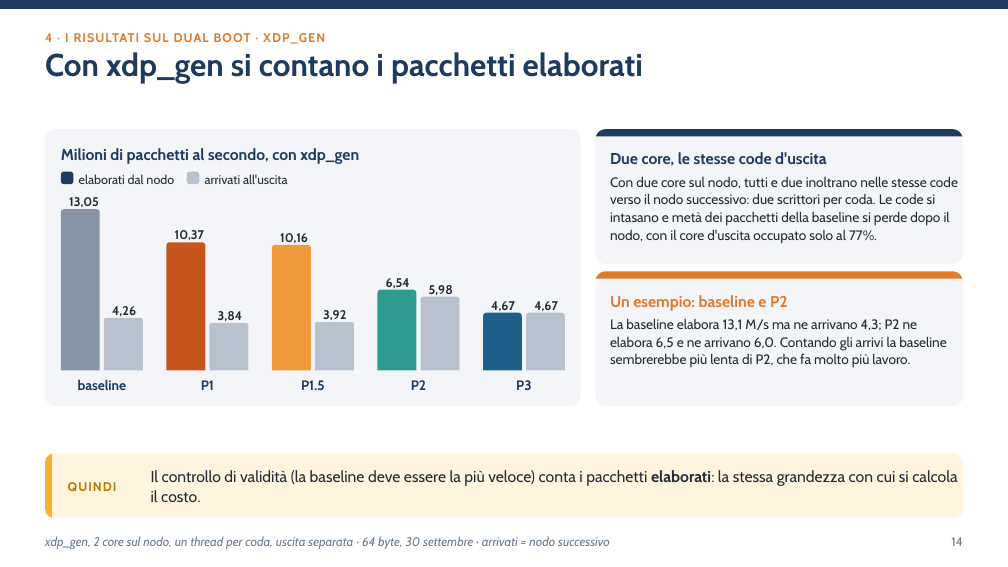
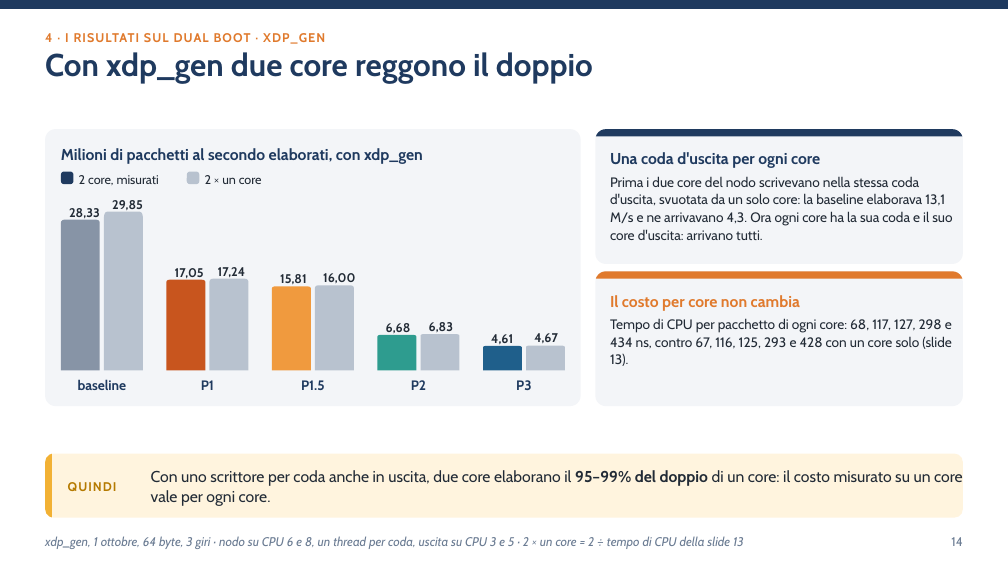
Before and after one commit to ettore-cantile/ipa_lab, a slide deck: slide 14 of docs/Test reale su dual boot.pptx. Drawn at 1008x567 pixels with LibreOffice and Linux fonts; fonts in the diff are those of the drawing. Boxes give left, top, right and bottom in pixels: in the first picture for what was removed or moved away, otherwise in the second. Text is boxed around its words. In the diff, an @@ line names an element or a change of style, - is before the commit and + after.

```diff
--- a/docs/Test reale su dual boot.pptx
+++ b/docs/Test reale su dual boot.pptx
@@ text at <box>45,52,593,83</box>: text changed @@
-Con xdp_gen si contano i pacchetti elaborati
+Con xdp_gen due core reggono il doppio
@@ text at <box>61,148,423,164</box>: text changed @@
-Milioni di pacchetti al secondo, con xdp_gen
+Milioni di pacchetti al secondo elaborati, con xdp_gen
@@ text at <box>79,175,159,185</box>: text changed @@
-elaborati dal nodo
+2 core, misurati
@@ text at <box>205,175,262,184</box>: text changed @@
-arrivati all'uscita
+2 × un core
@@ text at <box>610,152,820,168</box>: text changed @@
-Due core, le stesse code d'uscita
+Una coda d'uscita per ogni core
@@ text at <box>610,176,952,240</box>: text changed @@
-Con due core sul nodo, tutti e due inoltrano nelle stesse code verso il nodo successivo: due scrittori per coda. Le code si intasano e metà dei pacchetti della baseline si perde dopo il nodo, con il core d'uscita occupato solo al 77%.
+Prima i due core del nodo scrivevano nella stessa coda d'uscita, svuotata da un solo core: la baseline elaborava 13,1 M/s e ne arrivavano 4,3. Ora ogni core ha la sua coda e il suo core d'uscita: arrivano tutti.
@@ text at <box>69,208,100,218</box>: text changed @@
-13,05
+28,33
@@ text at <box>112,200,143,210</box>: text changed @@
-4,26
+29,85
@@ freeform shape: place and size @@
-freeform shape at <box>61,209,100,371</box>
+freeform shape at <box>61,220,100,371</box>
@@ freeform shape: place and size @@
-freeform shape at <box>104,318,143,371</box>
+freeform shape at <box>104,212,143,371</box>
@@ text at <box>175,268,204,280</box>: text changed @@
-10,37
+17,05
@@ text at <box>218,267,246,277</box>: text changed @@
-3,84
+17,24
@@ freeform shape: place and size @@
-freeform shape at <box>166,243,205,371</box>
+freeform shape at <box>166,280,205,371</box>
@@ freeform shape: place and size @@
-freeform shape at <box>209,323,248,371</box>
+freeform shape at <box>209,279,248,371</box>
@@ freeform shape: place and size @@
-freeform shape at <box>272,245,311,371</box>
+freeform shape at <box>272,287,311,371</box>
@@ text at <box>280,274,307,287</box>: text changed @@
-10,16
+15,81
@@ freeform shape: place and size @@
-freeform shape at <box>315,322,354,371</box>
+freeform shape at <box>315,285,354,371</box>
@@ text at <box>323,273,355,283</box>: text changed @@
-3,92
+16,00
@@ text at <box>610,295,800,311</box>: text changed @@
-Un esempio: baseline e P2
+Il costo per core non cambia
@@ text at <box>386,323,411,333</box>: text changed @@
-6,54
+6,68
@@ text at <box>429,322,453,332</box>: text changed @@
-5,98
+6,83
@@ text "4,67": place and size @@
-text "4,67" at <box>534,301,558,311</box>
+text "4,67" at <box>534,333,558,343</box>
@@ text at <box>610,318,952,366</box>: text changed @@
-La baseline elabora 13,1 M/s ma ne arrivano 4,3; P2 ne elabora 6,5 e ne arrivano 6,0. Contando gli arrivi la baseline sembrerebbe più lenta di P2, che fa molto più lavoro.
+Tempo di CPU per pacchetto di ogni core: 68, 117, 127, 298 e 434 ns, contro 67, 116, 125, 293 e 428 con un core solo (slide 13).
@@ freeform shape: place and size @@
-freeform shape at <box>377,290,416,371</box>
+freeform shape at <box>377,335,416,371</box>
@@ freeform shape: place and size @@
-freeform shape at <box>420,296,459,371</box>
+freeform shape at <box>420,334,459,371</box>
@@ freeform shape: place and size @@
-freeform shape at <box>483,313,522,371</box>
+freeform shape at <box>483,346,522,371</box>
@@ text at <box>491,334,513,344</box>: text changed @@
-4,67
+4,61
@@ freeform shape: place and size @@
-freeform shape at <box>526,313,565,371</box>
+freeform shape at <box>526,346,565,371</box>
@@ text at <box>151,470,963,506</box>: text changed @@
-Il controllo di validità (la baseline deve essere la più veloce) conta i pacchetti elaborati: la stessa grandezza con cui si calcola il costo.
+Con uno scrittore per coda anche in uscita, due core elaborano il 95–99% del doppio di un core: il costo misurato su un core vale per ogni core.
@@ text at <box>45,536,744,549</box>: text changed @@
-xdp_gen, 2 core sul nodo, un thread per coda, uscita separata · 64 byte, 30 settembre · arrivati = nodo successivo
+xdp_gen, 1 ottobre, 64 byte, 3 giri · nodo su CPU 6 e 8, un thread per coda, uscita su CPU 3 e 5 · 2 × un core = 2 ÷ tempo di CPU della slide 13
```
Also in this commit, not shown: 2 other slides changed, 45 other files.
